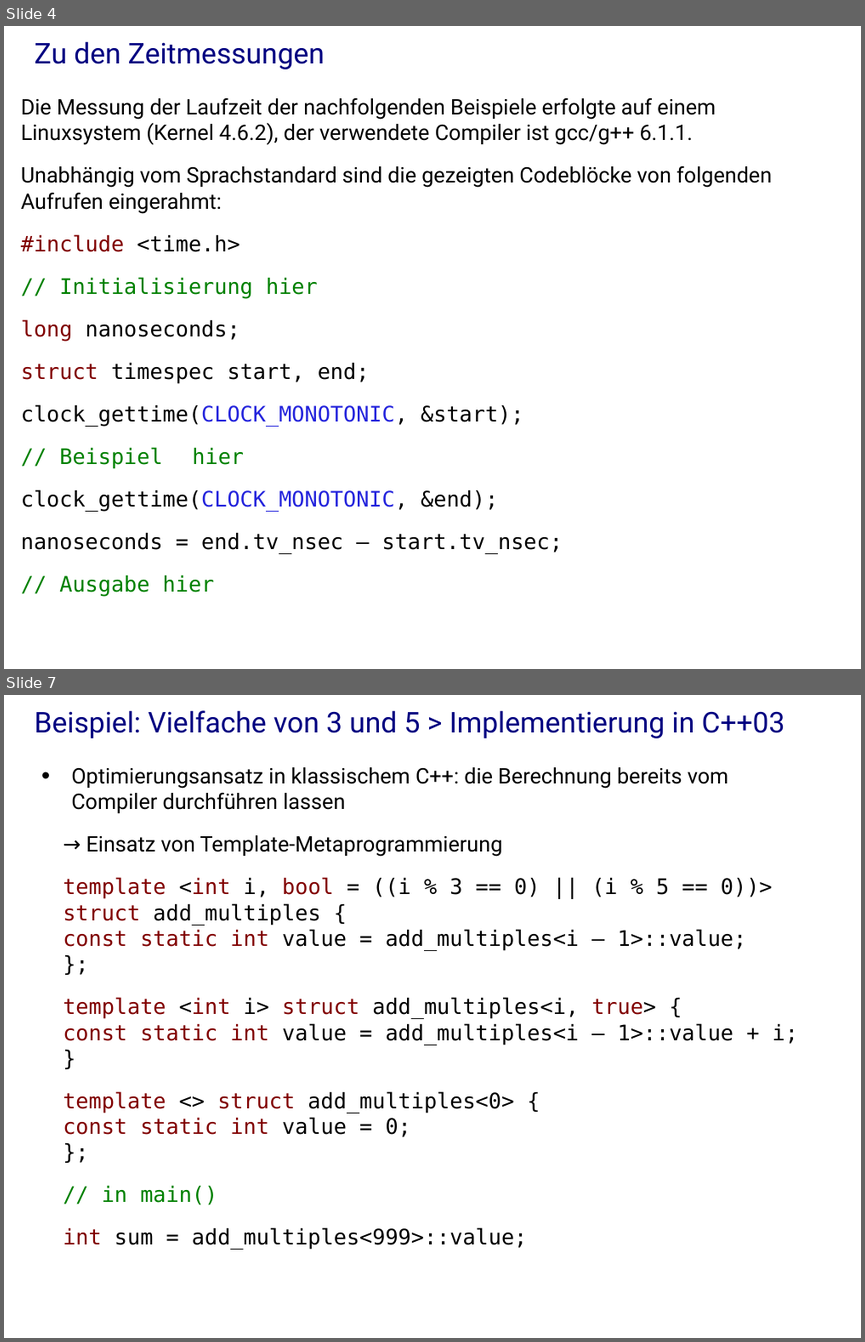
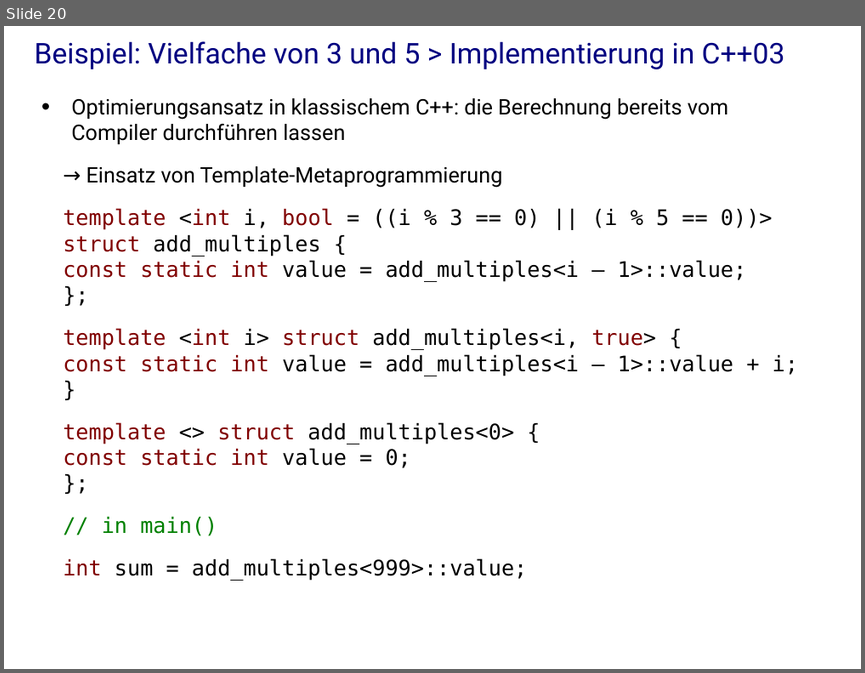
Before and after one commit to j-stephan/hs16, a slide deck: presentation/presentation.odp. Shown one above the other, each under a label of ours: slides 4 and 7 before the commit, slide 20 after it; the slides between them are not shown. The pictures are 865x1342 and 865x673 pixels, drawn with LibreOffice and Linux fonts; fonts in the diff are those of the drawing; background and template pictures are left out. Boxes give left, top, right and bottom in pixels: in the first picture for what was removed or moved away, otherwise in the second. Text is boxed around its words. In the diff, an @@ line names an element or a change of style, - is before the commit and + after.

```diff
--- a/presentation/presentation.odp
+++ b/presentation/presentation.odp
@@ slide 4 removed at (x1=4, y1=26, x2=861, y2=669), background #FFFFFF @@
@@ title removed at (x1=35, y1=41, x2=324, y2=69) @@
-Zu den Zeitmessungen
@@ text removed at (x1=21, y1=98, x2=772, y2=596) @@
-Die Messung der Laufzeit der nachfolgenden Beispiele erfolgte auf einem Linuxsystem (Kernel 4.6.2), der verwendete Compiler ist gcc/g++ 6.1.1.
-Unabhängig vom Sprachstandard sind die gezeigten Codeblöcke von folgenden Aufrufen eingerahmt:
-#include <time.h>
-// Initialisierung hier
-long nanoseconds;
-struct timespec start, end;
-clock_gettime(CLOCK_MONOTONIC, &start);
-// Beispiel hier
-clock_gettime(CLOCK_MONOTONIC, &end);
-nanoseconds = end.tv_nsec – start.tv_nsec;
-// Ausgabe hier
@@ what was slide 7 is now slide 20 @@
```
Also in this commit, not shown: 9 slides changed, 21 slides added, 3 other slides removed, 1 other file.
